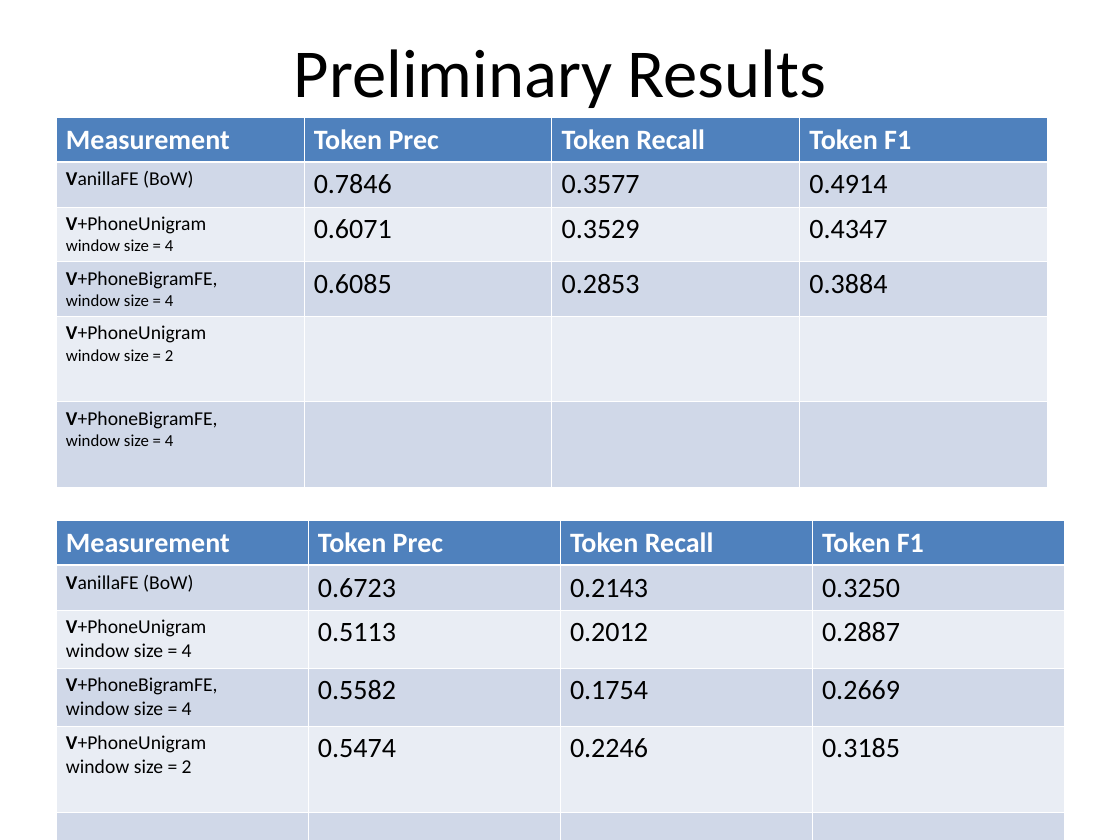
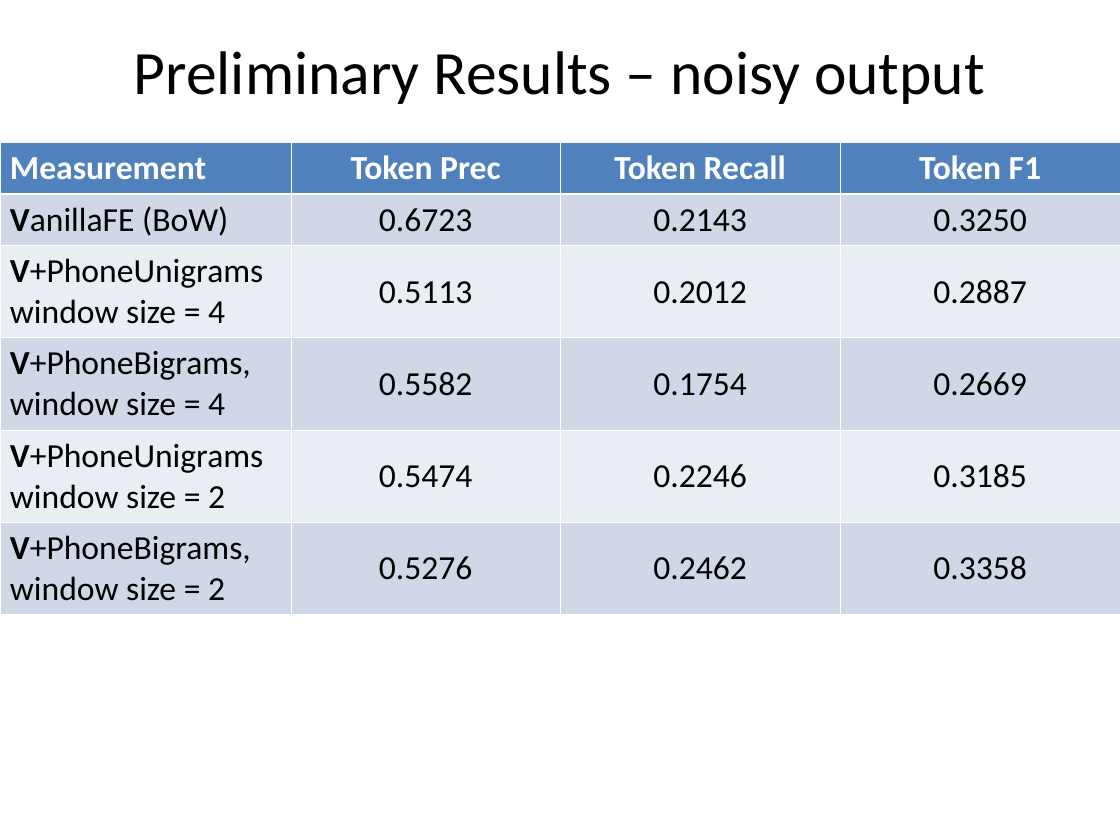
Before and after one commit to dimidd/ner-asr, a slide deck: slide 16 of doc/11748-A-M-DEC-02.ppt (slide 14 before the commit). Drawn at 1120x840 pixels with LibreOffice and Linux fonts; fonts in the diff are those of the drawing. Boxes give left, top, right and bottom in pixels: in the first picture for what was removed or moved away, otherwise in the second. Text is boxed around its words. In the diff, an @@ line names an element or a change of style, - is before the commit and + after.

```diff
--- a/doc/11748-A-M-DEC-02.ppt
+++ b/doc/11748-A-M-DEC-02.ppt
@@ title at (x1=134, y1=51, x2=985, y2=104): text changed; size 49 to 44 pt @@
-Preliminary Results
+Preliminary Results – noisy output
@@ table at (x1=0, y1=143, x2=1120, y2=607) @@
-row 2: VanillaFE (BoW) | 0.7846 | 0.3577 | 0.4914
+row 2: VanillaFE (BoW) | 0.6723 | 0.2143 | 0.3250
-row 3: V+PhoneUnigram / window size = 4 | 0.6071 | 0.3529 | 0.4347
+row 3: V+PhoneUnigrams / window size = 4 | 0.5113 | 0.2012 | 0.2887
-row 4: V+PhoneBigramFE, / window size = 4 | 0.6085 | 0.2853 | 0.3884
+row 4: V+PhoneBigrams, / window size = 4 | 0.5582 | 0.1754 | 0.2669
-row 5: V+PhoneUnigram / window size = 2 |  |  | 
+row 5: V+PhoneUnigrams / window size = 2 | 0.5474 | 0.2246 | 0.3185
-row 6: V+PhoneBigramFE, / window size = 4 |  |  | 
+row 6: V+PhoneBigrams, / window size = 2 | 0.5276 | 0.2462 | 0.3358
@@ size 20 to 24 pt in "Measurement", "Token Prec", "Token Recall", "Token F1" @@
@@ size 14 to 24 pt in "VanillaFE (BoW)" @@
@@ alignment left to centre @@
@@ table resized from (x1=56, y1=118, x2=1048, y2=488) to (x1=0, y1=143, x2=1120, y2=607) @@
@@ table removed at (x1=56, y1=521, x2=1065, y2=840), 6 rows, 4 columns @@
-Measurement | Token Prec | Token Recall | Token F1
-VanillaFE (BoW) | 0.6723 | 0.2143 | 0.3250
-V+PhoneUnigram / window size = 4 | 0.5113 | 0.2012 | 0.2887
-V+PhoneBigramFE, / window size = 4 | 0.5582 | 0.1754 | 0.2669
-V+PhoneUnigram / window size = 2 | 0.5474 | 0.2246 | 0.3185
- |  |  | 
```
Also in this commit, not shown: 3 other slides changed, 5 slides added, 1 slide removed, 1 other file.
